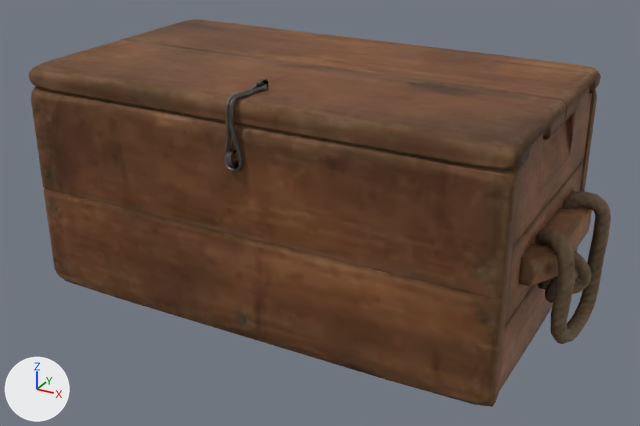
A saved change to the glTF model game/assets/models/wooden_crate_01.glb.
One viewpoint serves both versions: a 50 mm camera at (0.594, -1.062, 0.638) aimed at (0.021, -0.021, 0.118). Arrows for +X, +Y and +Z are at lower left; the lights stay in place. The picture after the commit comes second. Vertices at exactly the same position are counted once.

Script lines for the objects in view, before the commit:
```python
me_cube_001 = bpy.data.meshes.new('Cube.001')
me_cube_001.from_pydata(...)  # 188 vertices, 376 faces; spans x -0.0161..0.0096, y -0.2071..-0.1312, z 0.2391..0.3358
me_cube_001.materials.append(mat_wooden_crate_01)
me_cube_005 = bpy.data.meshes.new('Cube.005')
me_cube_005.from_pydata(...)  # 352 vertices, 692 faces; spans x -0.354..0.354, y -0.196..0.196, z 0.299..0.342
me_cube_005.materials.append(mat_wooden_crate_01)
me_cube_020 = bpy.data.meshes.new('Cube.020')
me_cube_020.from_pydata(...)  # 2808 vertices, 5508 faces; spans x -0.413..0.413, y -0.213..0.195, z -0.008..0.314
me_cube_020.materials.append(mat_wooden_crate_01)
ob_wooden_crate_01 = bpy.data.objects.new('wooden_crate_01', me_cube_020)
ob_wooden_crate_01.location = (0.0, 0.0, 0.0)
ob_wooden_crate_01_latch = bpy.data.objects.new('wooden_crate_01_latch', me_cube_001)
ob_wooden_crate_01_latch.location = (0.0, 0.0, 0.0)
ob_wooden_crate_01_lid = bpy.data.objects.new('wooden_crate_01_lid', me_cube_005)
ob_wooden_crate_01_lid.location = (0.0, 0.0, 0.0)
```
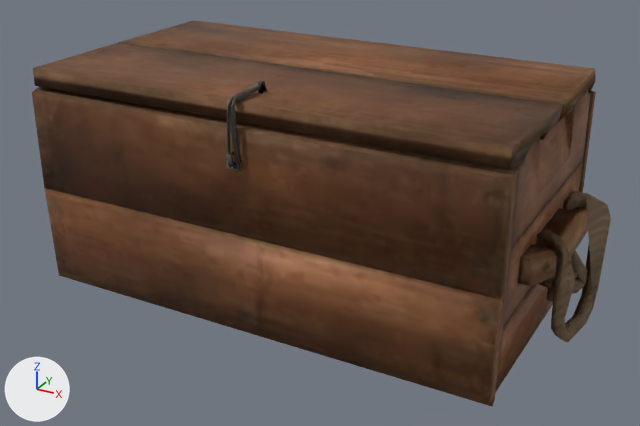
The change, as a diff of the scene's bpy script:
```diff
--- a/game/assets/models/wooden_crate_01.glb.py
+++ b/game/assets/models/wooden_crate_01.glb.py
@@ me_cube_005 @@
 # used by ob_wooden_crate_01_lid; location = (0.0, 0.0, 0.0)
-me_cube_005.from_pydata(...)  # 352 vertices, 692 faces; spans x -0.354..0.354, y -0.196..0.196, z 0.299..0.342
+me_cube_005.from_pydata(...)  # 57 vertices, 102 faces; spans x -0.354..0.354, y -0.188..0.188, z 0.299..0.341
+# me_cube_005 part 1: 268 vertices removed from x -0.354..0.354, y -0.196..0.196, z 0.299..0.329
+# me_cube_005 part 2: 27 vertices removed from x -0.003..0.003, y -0.143..-0.125, z 0.334..0.342
 me_cube_005.materials.append(mat_wooden_crate_01)
@@ me_cube_020 @@
 # used by ob_wooden_crate_01; location = (0.0, 0.0, 0.0)
-me_cube_020.from_pydata(...)  # 2808 vertices, 5508 faces; spans x -0.413..0.413, y -0.213..0.195, z -0.008..0.314
+me_cube_020.from_pydata(...)  # 367 vertices, 670 faces; spans x -0.412..0.412, y -0.212..0.193, z -0.006..0.314
+# me_cube_020 part 3: 2417 vertices removed from x -0.413..0.413, y -0.195..0.195, z -0.008..0.314
+# me_cube_020 part 4: 24 vertices removed from x -0.007..0.004, y -0.213..-0.203, z 0.245..0.267
 me_cube_020.materials.append(mat_wooden_crate_01)
```

What differs and where, as boxes [x1, y1, x2, y2] in the pictures (640 x 426 px):
'wooden_crate_01', reshaped: before [31, 87, 611, 407]; after [32, 87, 611, 406]
'wooden_crate_01_lid', reshaped: before [29, 19, 601, 170]; after [33, 20, 595, 170]
part 1 of me_cube_005, deleted (brown): before [29, 19, 601, 170]
part 2 of me_cube_005, deleted: before [257, 79, 268, 88]
part 3 of me_cube_020, deleted (brown): before [31, 87, 611, 407]
part 4 of me_cube_020, deleted: before [226, 151, 238, 168]
